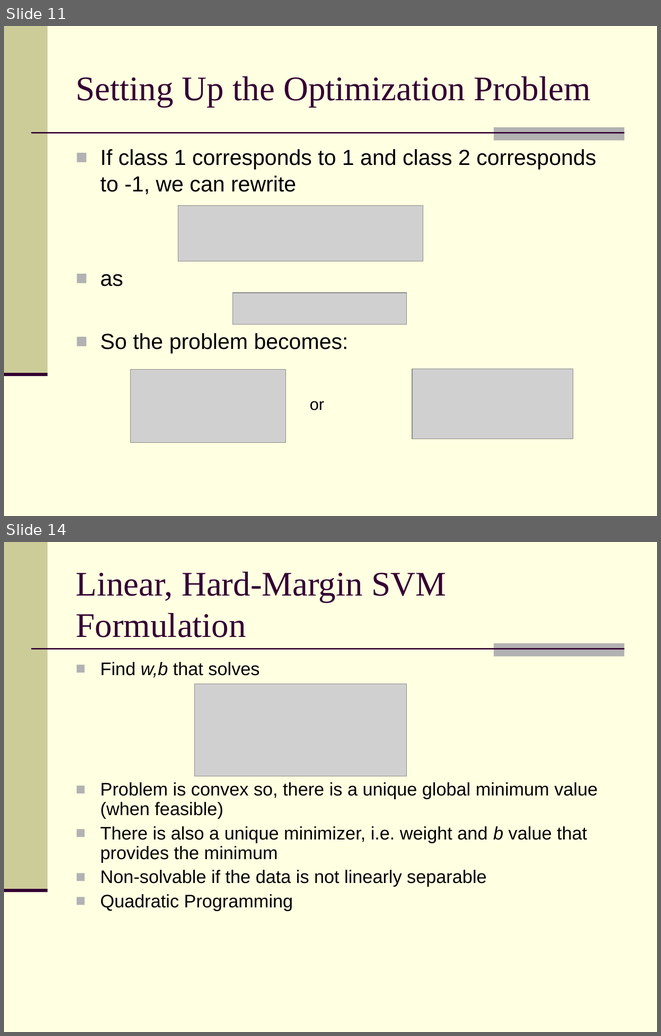
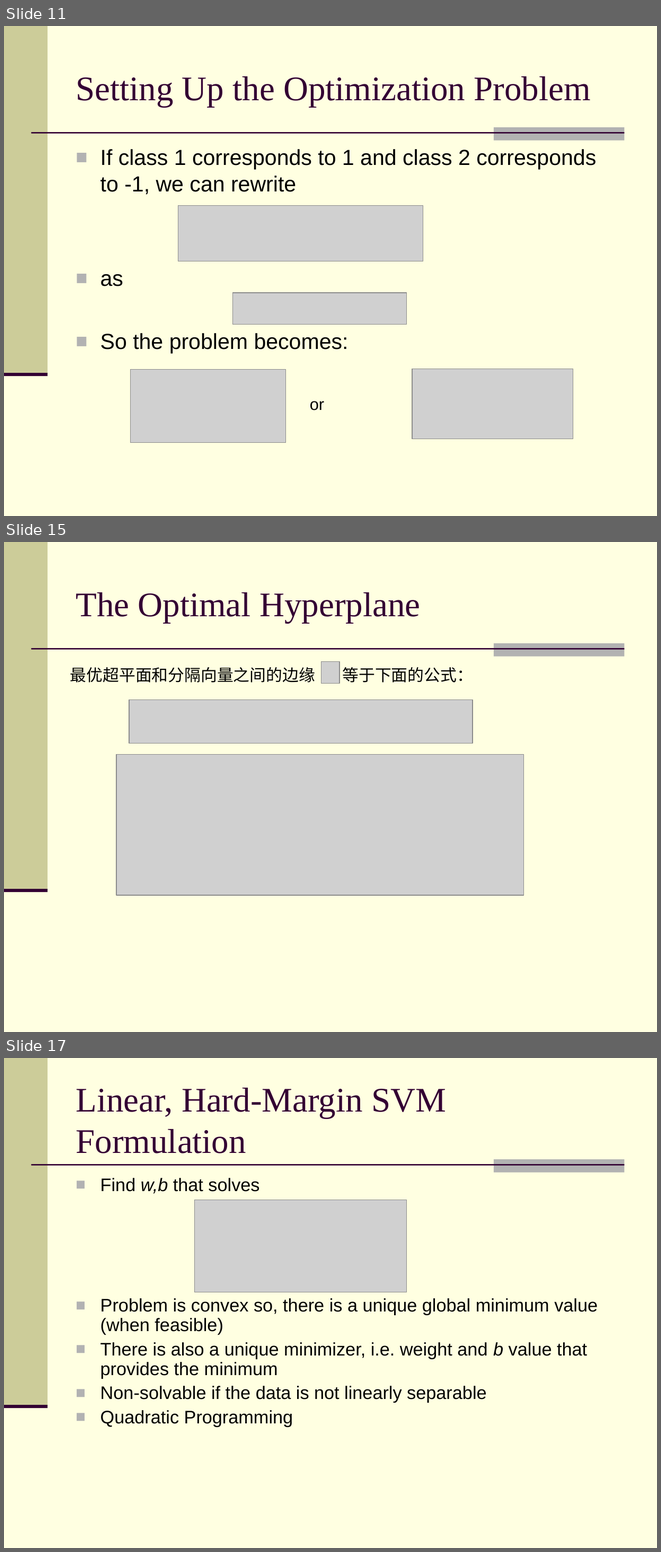
Before and after one commit to clickwise/user_click, a slide deck: docs/Introduction to Machine Learning.ppt. Shown one above the other, each under a label of ours: slides 11 and 14 before the commit, slides 11, 15 and 17 after it; the slides between them are not shown. The pictures are 661x1036 and 661x1552 pixels, drawn with LibreOffice and Linux fonts; fonts in the diff are those of the drawing; grey boxes stand for pictures. Boxes give left, top, right and bottom in pixels: in the first picture for what was removed or moved away, otherwise in the second. Text is boxed around its words. In the diff, an @@ line names an element or a change of style, - is before the commit and + after.

```diff
--- a/docs/Introduction to Machine Learning.ppt
+++ b/docs/Introduction to Machine Learning.ppt
@@ slide 15 added at (4,542,657,1032), background #FFFFE1; not listed: 4 template elements that a slide beside it also shows @@
@@ title added at (76,592,420,623), 38 pt, text #330033 @@
+The Optimal Hyperplane
@@ text added at (70,667,315,682), 18 pt, text #000000 @@
+最优超平面和分隔向量之间的边缘
@@ picture added at (321,661,339,683) @@
@@ text added at (342,667,473,682), 18 pt, text #000000 @@
+等于下面的公式：
@@ picture added at (130,700,473,744) @@
@@ picture added at (116,754,524,896) @@
@@ what was slide 14 is now slide 17 @@
```
Also in this commit, not shown: 4 slides changed, 4 other slides added, 3 slides removed, 3 other files.
